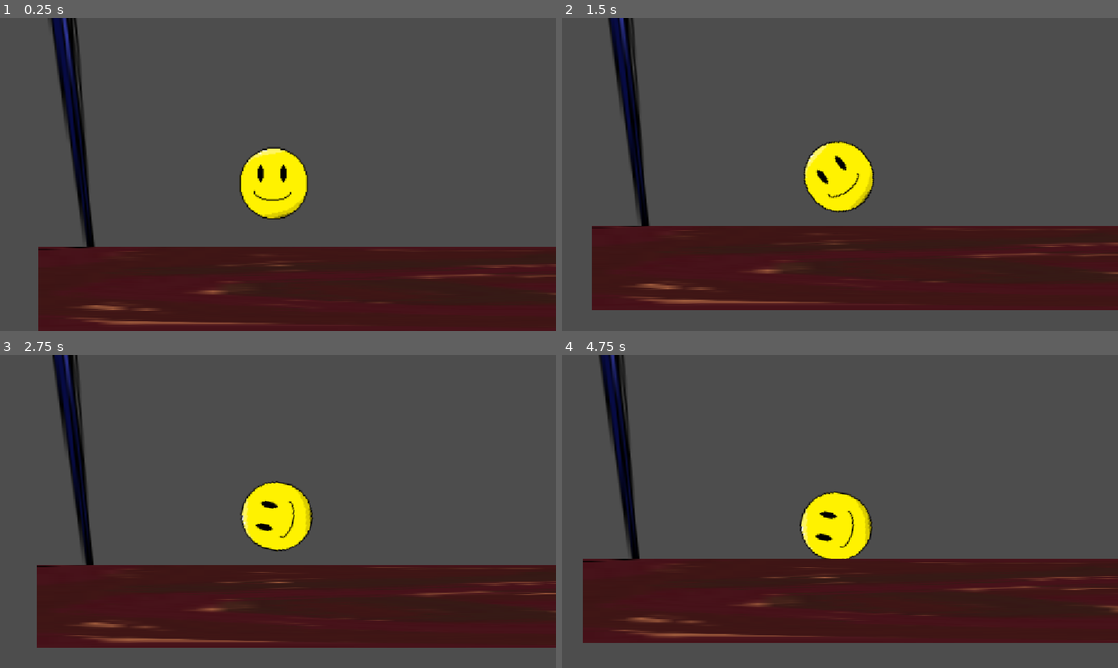
Above: before the commit, frames 1-4 (two rows, left to right).
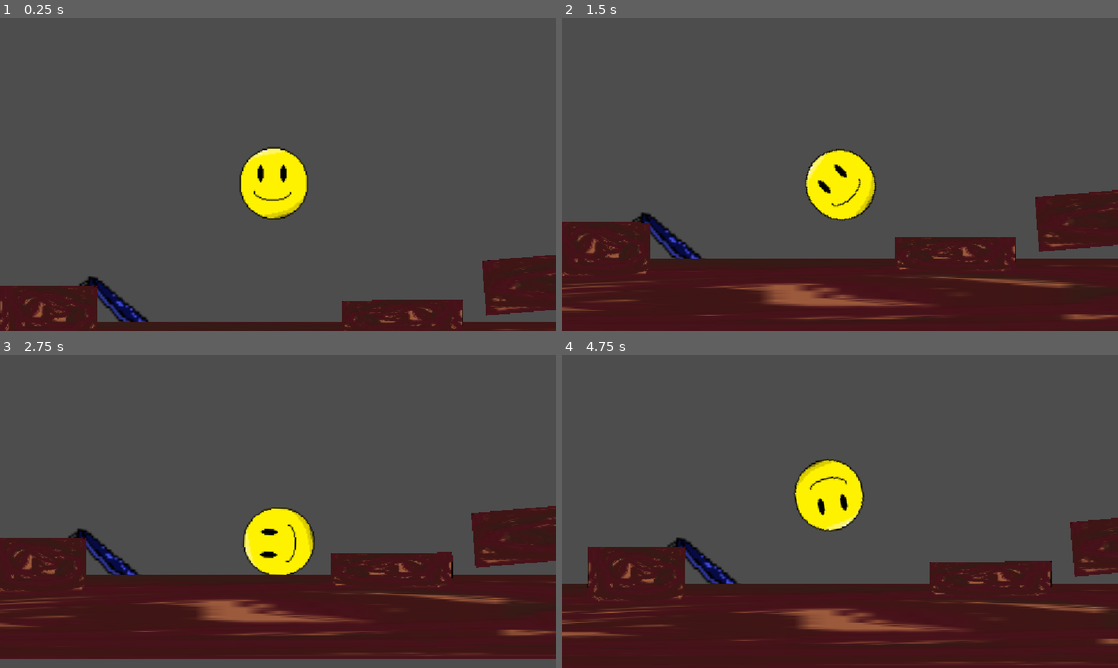
Above: after the commit, the same moments.

Repository: cyan-teal/hole-bounce
Game: Godot game, scene res://scenes/main.tscn
The game is run twice, just before and just after one commit, with the same random seed, the same clock (stepped at 60 frames per second) and the same inputs. The engine's default icon, where the game draws it, is replaced by a stand-in: a white triangle on a blue panel in a dark square.
Inputs:
- Up to frame 1 (0.25 s): no input
- Up to frame 2 (1.5 s): hold Right (go_right) 0.53-1.28 s; hold Space (pass) 0.53-1.28 s; hold Left (go_left) from 1.28 s (still down); tap Space (pass) at 1.35 s
- Up to frame 3 (2.75 s): release Left (go_left) at 2.03 s; hold Right (go_right) from 2.03 s (still down); hold Space (pass) from 2.03 s (still down)
- Up to frame 4 (4.75 s): release Space (pass) at 2.78 s; tap Space (pass) at 2.85, 4.35 s; release Right (go_right) at 3.53 s; hold Space (pass) 3.53-4.28 s; hold Left (go_left) from 3.53 s (still down)

The runs differ from the first frame. In frame 1, 21% of the frame differs, in the area x 0-100%, y 0-100%; in frame 2, 22%; in frame 3, 19%; in frame 4, 23%.

Commit message:
MAP

Diff:
--- a/hole-bounce/scenes/launch_pad.tscn
+++ b/hole-bounce/scenes/launch_pad.tscn
@@ -9,20 +9,16 @@
 script = ExtResource("1_0xpjp")
 
 [node name="Sprite2D" type="Sprite2D" parent="." unique_id=585812321]
-position = Vector2(-68.071236, 0.13574219)
+position = Vector2(-34, -56.00001)
+rotation = 1.0313829
 scale = Vector2(4.4385753, 5.122715)
 texture = ExtResource("2_0xpjp")
 
 [node name="CollisionShape2D" type="CollisionShape2D" parent="." unique_id=1613642979]
-position = Vector2(-1.0712509, -2.864256)
-rotation = -1.0384989
-scale = Vector2(-8.354712, 1.7786726)
+scale = Vector2(6, 6)
 shape = SubResource("RectangleShape2D_v1ltj")
 
 [node name="Area2D" type="Area2D" parent="." unique_id=1976814070]
-position = Vector2(-1.0712433, -2.864256)
-rotation = -1.0384989
-scale = Vector2(-1.3924509, 0.29644498)
 
 [node name="CollisionShape2D" type="CollisionShape2D" parent="Area2D" unique_id=1810601766]
 scale = Vector2(6, 6)
--- a/hole-bounce/scenes/level_1.tscn
+++ b/hole-bounce/scenes/level_1.tscn
@@ -12,43 +12,45 @@
 [node name="Level1" type="Node2D" unique_id=2075713534]
 
 [node name="Player" parent="." unique_id=244388843 instance=ExtResource("1_014kd")]
-position = Vector2(-1476, -6)
+position = Vector2(93, -162)
 physics_material_override = null
 
 [node name="Camera2D" type="Camera2D" parent="Player" unique_id=1067887717]
 position_smoothing_enabled = true
 
 [node name="LaunchPad" parent="." unique_id=2031626973 instance=ExtResource("3_rus8k")]
-position = Vector2(-217, 147)
-rotation = 0.7553115
+position = Vector2(-237.99998, 123.000015)
+rotation = 0.72036725
 
-[node name="LaunchPad2" parent="." unique_id=1091244345 instance=ExtResource("3_rus8k")]
-position = Vector2(1132, -116.99999)
-rotation = -0.6684558
-scale = Vector2(1.9787701, 0.30899045)
+[node name="LaunchPad2" parent="." unique_id=200155559 instance=ExtResource("3_rus8k")]
+position = Vector2(1186, -109.000015)
+rotation = -0.8011611
+scale = Vector2(1.8009629, 0.67843705)
 script = ExtResource("3_5xbjy")
 
-[node name="LaunchPad3" parent="." unique_id=1313600943 instance=ExtResource("3_rus8k")]
-position = Vector2(-1255.0001, -750)
-rotation = -0.017124414
-scale = Vector2(2.0281909, 0.30899045)
+[node name="LaunchPad5" parent="." unique_id=1527217638 instance=ExtResource("3_rus8k")]
+position = Vector2(863.00006, -1805)
+rotation = -0.36337304
+scale = Vector2(1.738173, 0.75828135)
 script = ExtResource("3_5xbjy")
 
-[node name="LaunchPad4" parent="." unique_id=626121635 instance=ExtResource("3_rus8k")]
-position = Vector2(-1290.9999, -1976.0001)
-rotation = -3.9791002
-scale = Vector2(3.688785, 0.76176465)
+[node name="LaunchPad3" parent="." unique_id=1216587211 instance=ExtResource("3_rus8k")]
+position = Vector2(-1217, -758.99994)
+rotation = 0.0136247855
+scale = Vector2(1.39596, 0.7998974)
 script = ExtResource("3_5xbjy")
 
-[node name="LaunchPad8" parent="." unique_id=2115892957 instance=ExtResource("3_rus8k")]
-position = Vector2(-1279, -2323)
-rotation = -5.7782803
-scale = Vector2(3.688785, 0.76176465)
+[node name="LaunchPad4" parent="." unique_id=1313089434 instance=ExtResource("3_rus8k")]
+position = Vector2(-1304.0001, -1951.0001)
+rotation = 2.4429255
+scale = Vector2(1.8227535, 0.7366869)
+script = ExtResource("3_5xbjy")
 
-[node name="LaunchPad6" parent="." unique_id=446448878 instance=ExtResource("3_rus8k")]
-position = Vector2(988, -1831.0001)
-rotation = -6.715218
-scale = Vector2(3.688785, 0.76176465)
+[node name="LaunchPad6" parent="." unique_id=1349999458 instance=ExtResource("3_rus8k")]
+position = Vector2(-1168, -2407)
+rotation = 0.5181083
+scale = Vector2(1.7777318, 0.99296725)
+script = ExtResource("3_5xbjy")
 
 [node name="LaunchPad7" parent="." unique_id=663960825 instance=ExtResource("3_rus8k")]
 position = Vector2(91.99988, -2296)
@@ -56,6 +58,7 @@
 scale = Vector2(1.1551731, -0.33634555)
 
 [node name="barrier2" parent="." unique_id=1993517078 instance=ExtResource("3_rus8k")]
+visible = false
 position = Vector2(-2050.0002, -1156.9999)
 rotation = -1.6762425
 scale = Vector2(25.293629, 0.761766)
--- a/hole-bounce/scripts/player.gd
+++ b/hole-bounce/scripts/player.gd
@@ -1,7 +1,7 @@
 extends RigidBody2D
 
 const SPEED: float = 5000.0
-const BOUNCE: float = 300.0
+const BOUNCE: float = 500.0
 
 
 # Called when the node enters the scene tree for the first time.
Binary file added: hole-bounce/pixil-frame-0 (2).png
Not shown, added: hole-bounce/pixil-frame-0 (2).png.import
